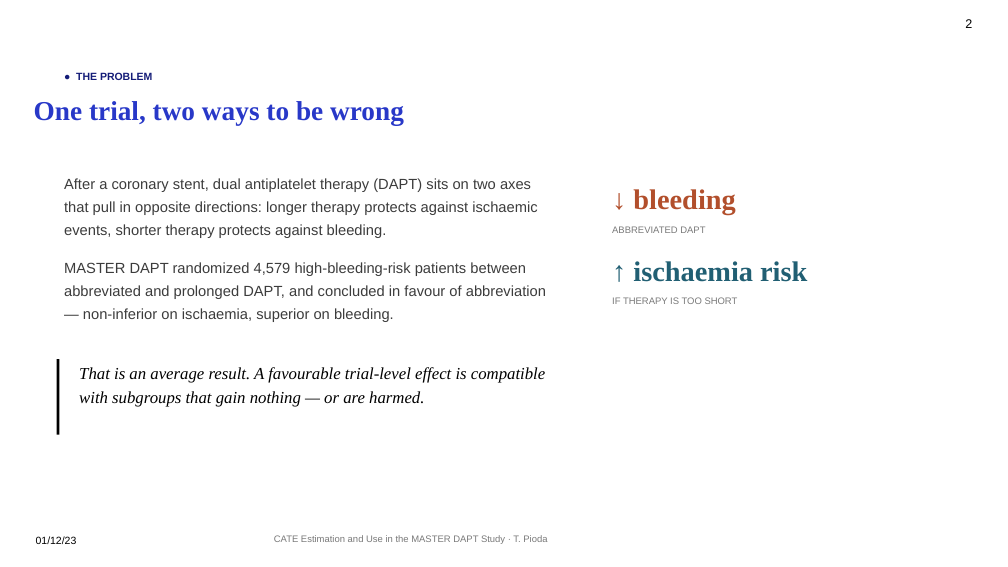
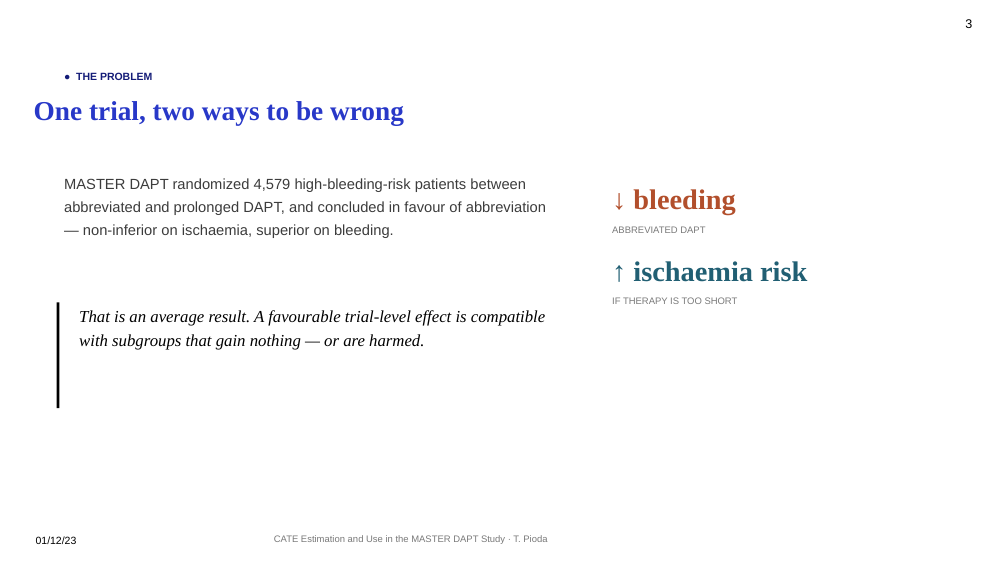
Before and after one commit to TommasoPioda/CATE-estimation-on-the-MASTER-DAPT-trial, a slide deck: slide 3 of markdown_docs/thesis/presentation/CATE_MASTER_DAPT_DTI.pptx (slide 2 before the commit). Drawn at 1008x567 pixels with LibreOffice and Linux fonts; fonts in the diff are those of the drawing; background and template pictures are left out. Boxes give left, top, right and bottom in pixels: in the first picture for what was removed or moved away, otherwise in the second. Text is boxed around its words. In the diff, an @@ line names an element or a change of style, - is before the commit and + after.

```diff
--- a/markdown_docs/thesis/presentation/CATE_MASTER_DAPT_DTI.pptx
+++ b/markdown_docs/thesis/presentation/CATE_MASTER_DAPT_DTI.pptx
@@ text at (965, 19, 972, 28): text changed @@
-2
+3
@@ text "MASTER DAPT randomized 4,579 high-bleeding-risk ..." at (64, 178, 546, 238): less space between paragraphs @@
@@ text at (64, 178, 537, 238): paragraph removed @@
-After a coronary stent, dual antiplatelet therapy (DAPT) sits on two axes that pull in opposite directions: longer therapy protects against ischaemic events, shorter therapy protects against bleeding.
@@ text "That is an average result. ...": place and size @@
-text "That is an average result. ..." at (79, 367, 545, 407)
+text "That is an average result. ..." at (79, 310, 545, 350)
@@ rectangle: place and size @@
-rectangle at (57, 359, 60, 435)
+rectangle at (57, 302, 60, 408)
```
Also in this commit, not shown: 16 other slides changed, 10 slides added, 19 other files.
